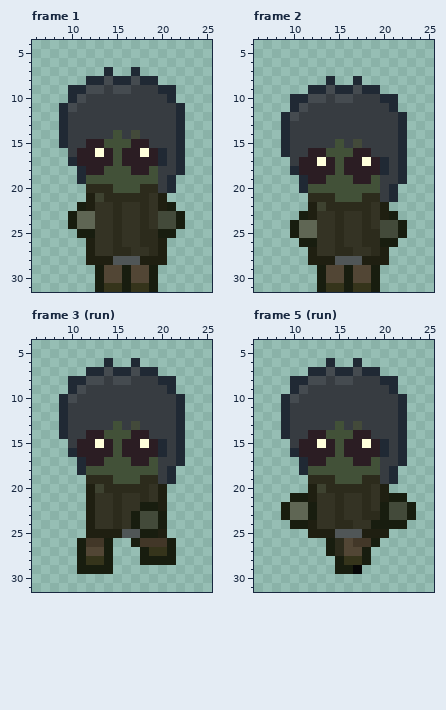
Edited in one commit: pixel-art file (assets/sprites/enemy/nohead/nohead.aseprite). The first picture shows the starting point.
32x32 pixels, 8 frames. Colours within 5 levels of each other are drawn and written as one. Shown: frame 1: x 6..25, y 4..31; frame 2: x 6..25, y 4..31; frame 3 (run): x 6..25, y 4..31; frame 5 (run): x 6..25, y 4..31. The commit also changed other frames, which this record leaves out.
And afterwards:
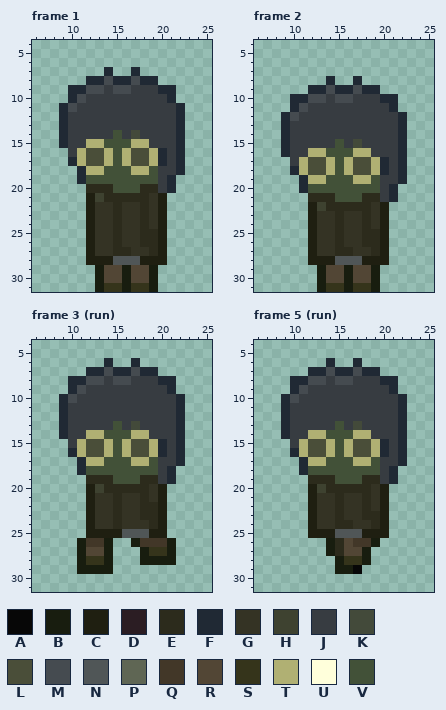
Palette (. is transparent): A #070707  B #181d0f  C #1f1f11  D #2b1d23  E #2c2b1c  F #202934  G #343324  H #3e4230  J #373c41  K #434a3a  L #4a4e39  M #454b50  N #505657  P #5f6654  Q #423728  R #524635  S #35341b  T #b0b073  U #ffffdb  V #425138
The exact change:
layer "Layer 3" added
layer "Layer 2" now hidden
--- frame 1
@@ x 9..21 @@
 14 FJJJJJVJKJJJJ
-15 FJJDDVVVDDJJJ
-16 .JDDUDVDDUDFJ
-17 .FDDDDVDDDDFJ
-18 ..FDDVVVDDVJJ
+15 FJJTTVVVTTJJJ
+16 .JTLLTVTLLTFJ
+17 .FTLLTVTLLTFJ
+18 ..FTTVVVTTVJJ
 19 ..FVVVVVVVVJF
@@ x 6..25 @@
 21 ......CHEEEEEGC.....
-22 .....BCGGEGGEGCB....
-23 ....BPPGGEGGEGKKB...
-24 ....BPPGGEGGEGKKB...
-25 .....BBGGEGGEEBB....
+22 ......CGGEGGEGC.....
+23 ......CGGEGGEGC.....
+24 ......CGGEGGEGC.....
+25 ......CGGEGGEEC.....
 26 ......CGGEGGEEC.....
--- frame 2
@@ x 9..21 @@
 15 FJJJJJVJKJJJJ
-16 FJJDDVVVDDJJJ
-17 .JDDUDVDDUDFJ
-18 .FDDDDVDDDDFJ
-19 ..FDDVVVDDVJJ
+16 FJJTTVVVTTJJJ
+17 .JTLLTVTLLTFJ
+18 .FTLLTVTLLTFJ
+19 ..FTTVVVTTVJJ
 20 ..FVVVVVVVVJF
@@ x 6..25 @@
 22 ......CHEEEEEGC.....
-23 .....BCGGEGGEGCB....
-24 ....BPPGGEGGEGKKB...
-25 ....BPPGGEGGEEKKB...
-26 .....BBGGEGGEEBB....
+23 ......CGGEGGEGC.....
+24 ......CGGEGGEGC.....
+25 ......CGGEGGEEC.....
+26 ......CGGEGGEEC.....
 27 ......CGGEEGGEC.....
--- frame 3 (run)
@@ x 9..21 @@
 13 FJJJJJVJKJJJJ
-14 FJJDDVVVDDJJJ
-15 .JDDUDVDDUDFJ
-16 .FDDDDVDDDDFJ
-17 ..FDDVVVDDVJJ
+14 FJJTTVVVTTJJJ
+15 .JTLLTVTLLTFJ
+16 .FTLLTVTLLTFJ
+17 ..FTTVVVTTVJJ
 18 ..FVVVVVVVVJF
@@ x 15..22 @@
 21 EGGEGC..
-22 EGGBBC..
-23 EGBKKB..
-24 EGBKKB..
-25 CNNBBC..
+22 EGGEEC..
+23 EGGEEC..
+24 EGGGEC..
+25 CNNNCC..
 26 ..BQQQB.
--- frame 5 (run)
@@ x 9..21 @@
 13 FJJJJJVJKJJJJ
-14 FJJDDVVVDDJJJ
-15 .JDDUDVDDUDFJ
-16 .FDDDDVDDDDFJ
-17 ..FDDVVVDDVJJ
+14 FJJTTVVVTTJJJ
+15 .JTLLTVTLLTFJ
+16 .FTLLTVTLLTFJ
+17 ..FTTVVVTTVJJ
 18 ..FVVVVVVVVJF
@@ x 6..25 @@
 20 ......CHEEEEEGC.....
-21 ....BBCGGEGGEGCBB...
-22 ...BPPBGGEGGEGBKKB..
-23 ...BPPBGGEGGEEBKKB..
-24 ....BBCGGEEGGBBBB...
+21 ......CGGEGGEGC.....
+22 ......CGGEGGEGC.....
+23 ......CGGEGGEEC.....
+24 ......CGGEEGGEC.....
 25 ......CCCNNNCCC.....
